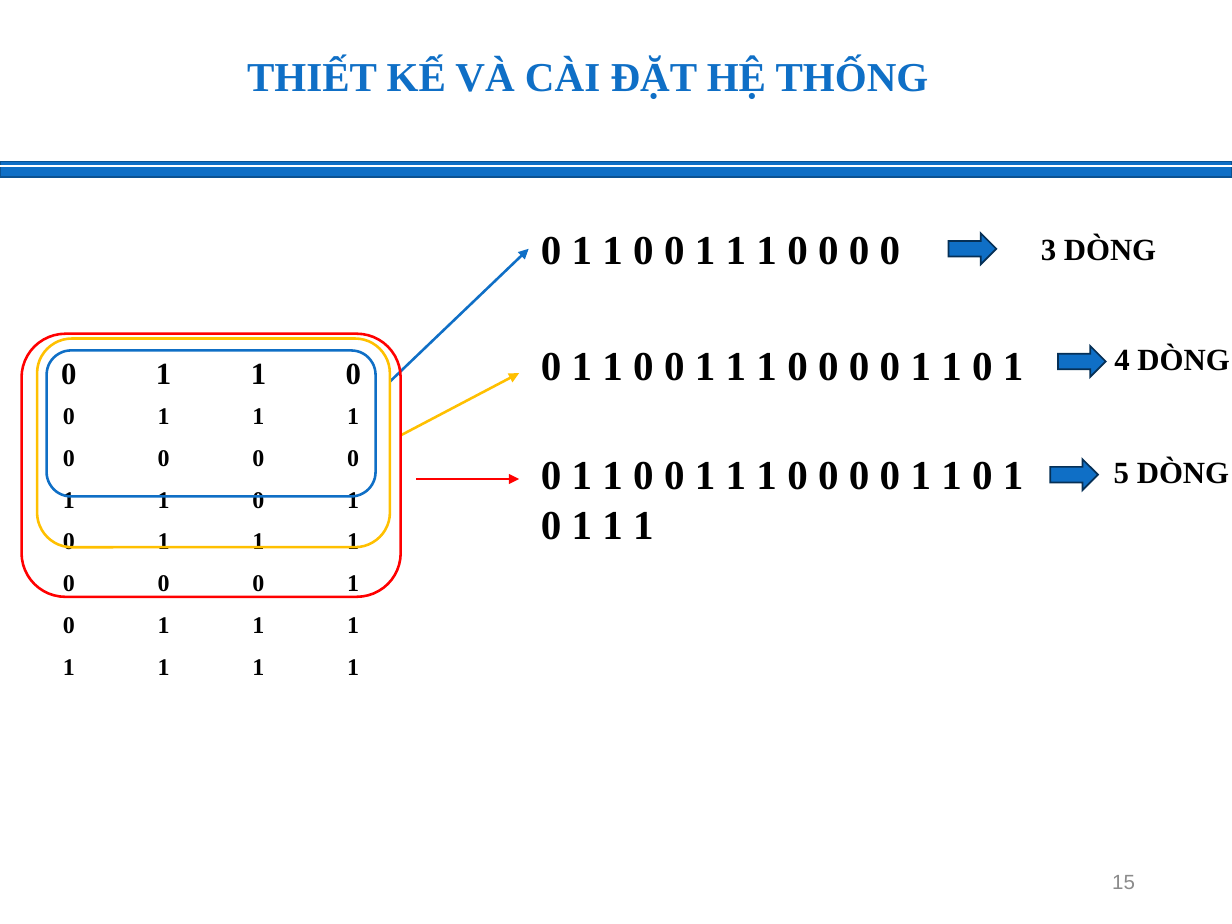
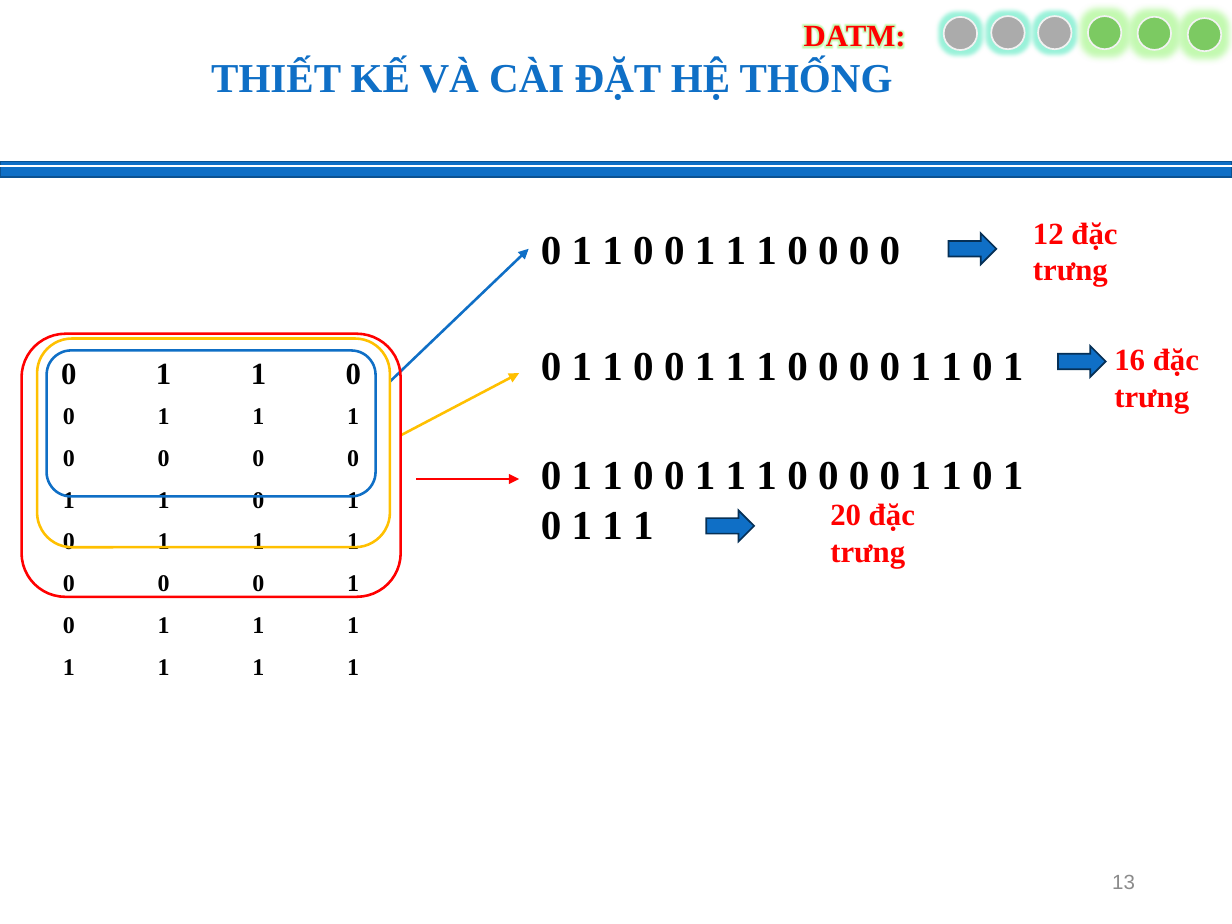
Before and after one commit to tmdat17/DATM_Predict_Person_Sleep_App, a slide deck: slide 13 of DATM.pptx (slide 15 before the commit). Drawn at 1232x924 pixels with LibreOffice and Linux fonts; fonts in the diff are those of the drawing; background and template pictures are left out. Boxes give left, top, right and bottom in pixels: in the first picture for what was removed or moved away, otherwise in the second. Text is boxed around its words. In the diff, an @@ line names an element or a change of style, - is before the commit and + after.

```diff
--- a/DATM.pptx
+++ b/DATM.pptx
@@ text "THIẾT KẾ VÀ CÀI ĐẶT ...": place and size @@
-text "THIẾT KẾ VÀ CÀI ĐẶT ..." at <box>247,58,929,98</box>
+text "THIẾT KẾ VÀ CÀI ĐẶT ..." at <box>211,60,893,100</box>
@@ group added at <box>804,16,1221,52</box>: 6 ellipses, 1 text @@
+DATM:
@@ text at <box>1033,222,1117,287</box>: text changed; text colour #000000 to #FF0000 @@
-3 DÒNG
+12 đặc trưng
@@ text at <box>1114,348,1199,413</box>: text changed; text colour #000000 to #FF0000 @@
-4 DÒNG
+16 đặc trưng
@@ text removed at <box>1114,459,1229,484</box> @@
-5 DÒNG
@@ text added at <box>830,503,915,568</box>, 18 pt, text #FF0000, bold @@
+20 đặc trưng
@@ right arrow: place and size @@
-right arrow at <box>1050,460,1098,490</box>
+right arrow at <box>706,510,754,541</box>
@@ page number at <box>1112,875,1135,889</box>: text changed @@
-15
+13
```
Also in this commit, not shown: 24 other slides changed, 3 slides added, 1 other file.
